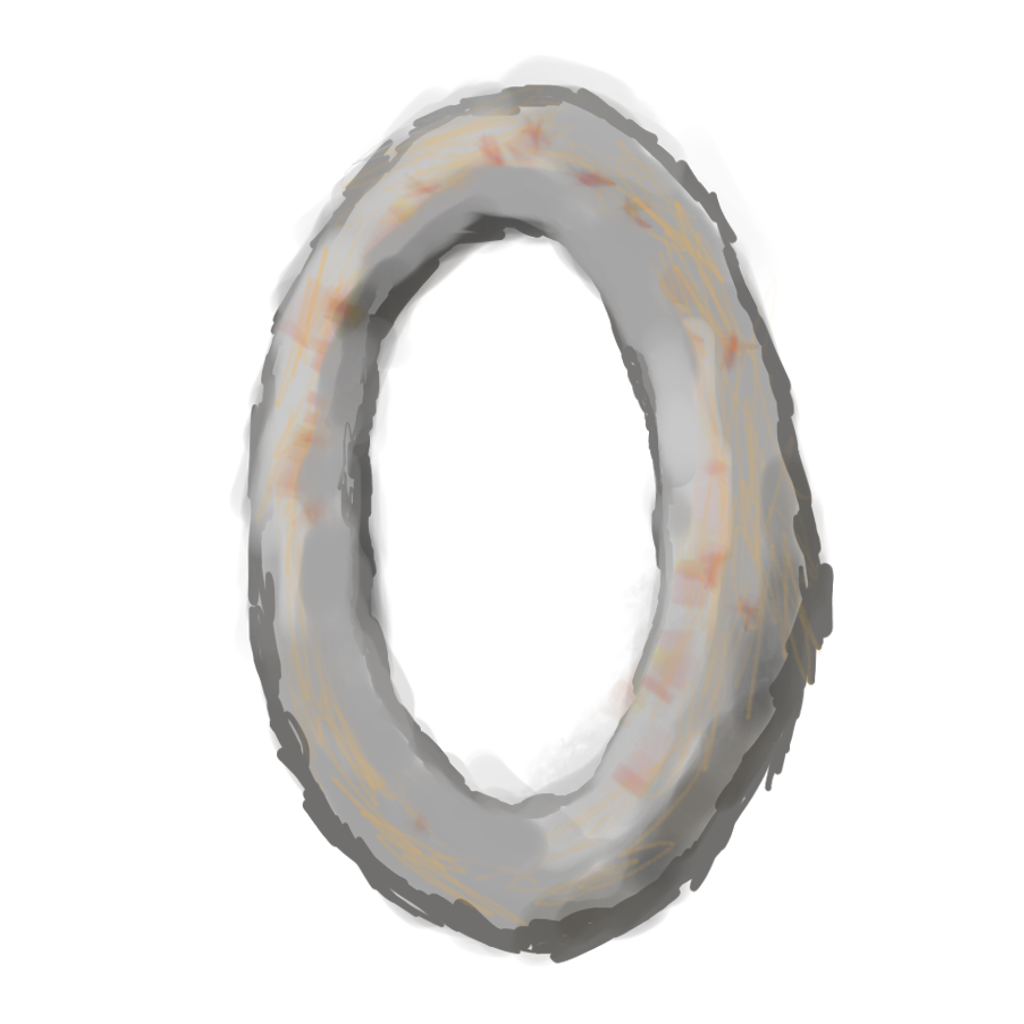
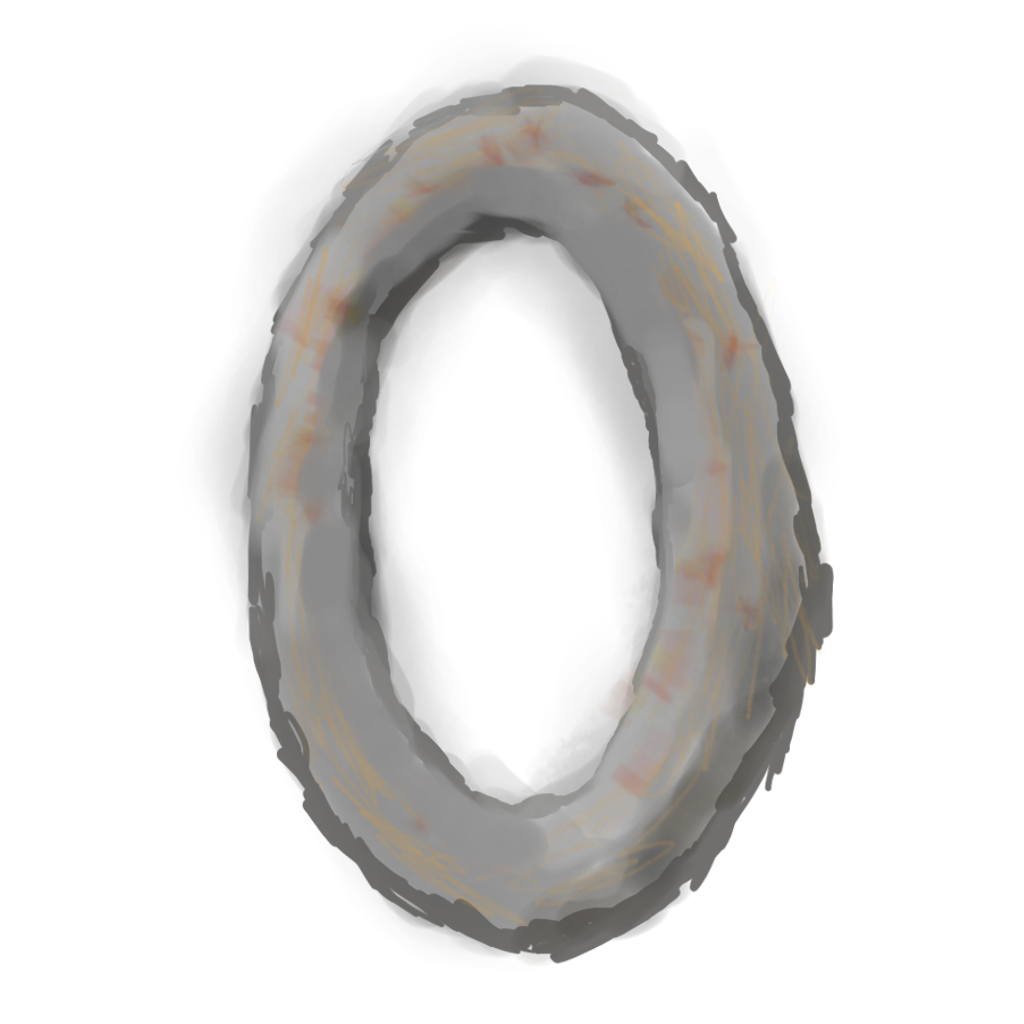
Layers edited between the first and the second 1024 x 1024 image:
painted on "Paint Layer 3" over [187, 37, 830, 966]
